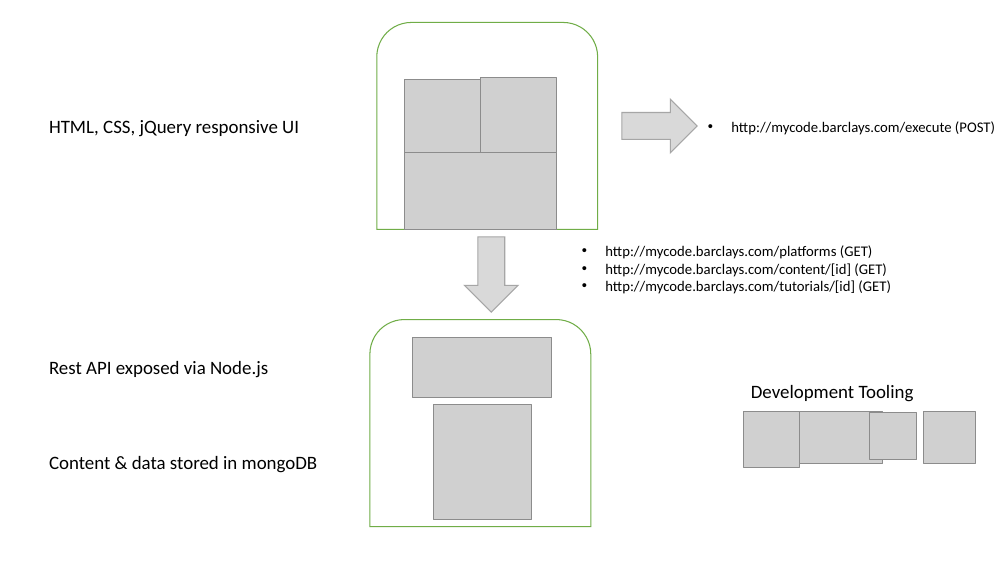
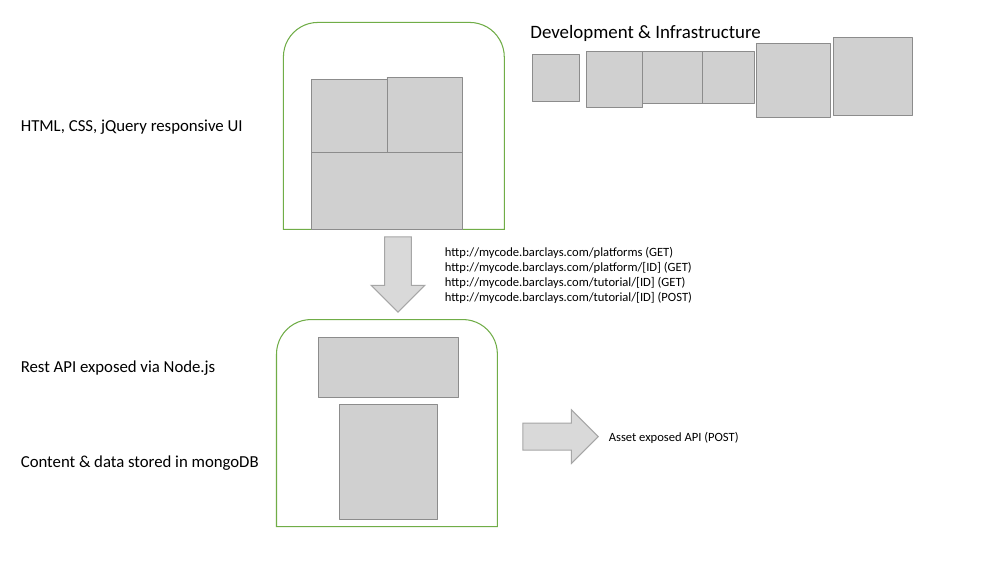
Before and after one commit to barclays-poc/myCode, a slide deck: slide 1 of docs/Outline.pptx. Drawn at 1008x567 pixels with LibreOffice and Linux fonts; fonts in the diff are those of the drawing; grey boxes stand for pictures. Boxes give left, top, right and bottom in pixels: in the first picture for what was removed or moved away, otherwise in the second. Text is boxed around its words. In the diff, an @@ line names an element or a change of style, - is before the commit and + after.

Commit message:
Updates
1. Refined the documentation
2. Completed the json data objects

```diff
--- a/docs/Outline.pptx
+++ b/docs/Outline.pptx
@@ text at bbox=[530, 25, 761, 41]: text changed @@
-Development Tooling
+Development & Infrastructure
@@ picture: place and size @@
-picture at bbox=[870, 413, 917, 460]
+picture at bbox=[532, 54, 579, 101]
@@ picture: place and size @@
-picture at bbox=[743, 411, 799, 467]
+picture at bbox=[587, 51, 643, 107]
@@ picture: place and size @@
-picture at bbox=[784, 411, 883, 464]
+picture at bbox=[628, 51, 727, 104]
@@ picture: place and size @@
-picture at bbox=[923, 412, 975, 464]
+picture at bbox=[703, 51, 755, 103]
@@ picture added at bbox=[757, 44, 830, 117] @@
@@ picture added at bbox=[833, 37, 912, 116] @@
@@ text "HTML, CSS, jQuery responsive UI": place and size @@
-text "HTML, CSS, jQuery responsive UI" at bbox=[49, 120, 299, 136]
+text "HTML, CSS, jQuery responsive UI" at bbox=[21, 119, 243, 134]
@@ 5 pictures, 2 round same rects, 1 right arrow: place and size @@
-5 pictures, 2 round same rects, 1 right arrow at bbox=[370, 23, 597, 527]
+5 pictures, 2 round same rects, 1 right arrow at bbox=[277, 23, 504, 527]
@@ text "http://mycode.barclays.com/platforms (GET)": place and size @@
-text "http://mycode.barclays.com/platforms (GET)" at bbox=[605, 245, 891, 294]
+text "http://mycode.barclays.com/platforms (GET)" at bbox=[445, 247, 692, 303]
@@ text at bbox=[445, 262, 692, 303]: text changed; size 14 to 12 pt @@
-• http://mycode.barclays.com/content/[id] (GET)
-• http://mycode.barclays.com/tutorials/[id] (GET)
+http://mycode.barclays.com/platform/[ID] (GET)
+http://mycode.barclays.com/tutorial/[ID] (GET)
+http://mycode.barclays.com/tutorial/[ID] (POST)
@@ text at bbox=[445, 247, 673, 258]: size 14 to 12 pt in "http://mycode.barclays.com/platforms (GET)"; bullet • to none @@
@@ text "Rest API exposed via Node.js": place and size @@
-text "Rest API exposed via Node.js" at bbox=[49, 361, 268, 378]
+text "Rest API exposed via Node.js" at bbox=[21, 360, 216, 375]
@@ right arrow: place and size @@
-right arrow at bbox=[622, 99, 698, 153]
+right arrow at bbox=[523, 410, 599, 464]
@@ size 18 to 16 pt in 3 elements at bbox=[21, 360, 216, 375], bbox=[21, 119, 243, 134], bbox=[21, 455, 259, 470] @@
@@ text "Content & data stored in ...": place and size @@
-text "Content & data stored in ..." at bbox=[49, 456, 318, 473]
+text "Content & data stored in ..." at bbox=[21, 455, 259, 470]
@@ text at bbox=[609, 432, 738, 443]: text changed; size 14 to 12 pt @@
-• http://mycode.barclays.com/execute (POST)
+Asset exposed API (POST)
```
Also in this commit, not shown: 9 other files.
